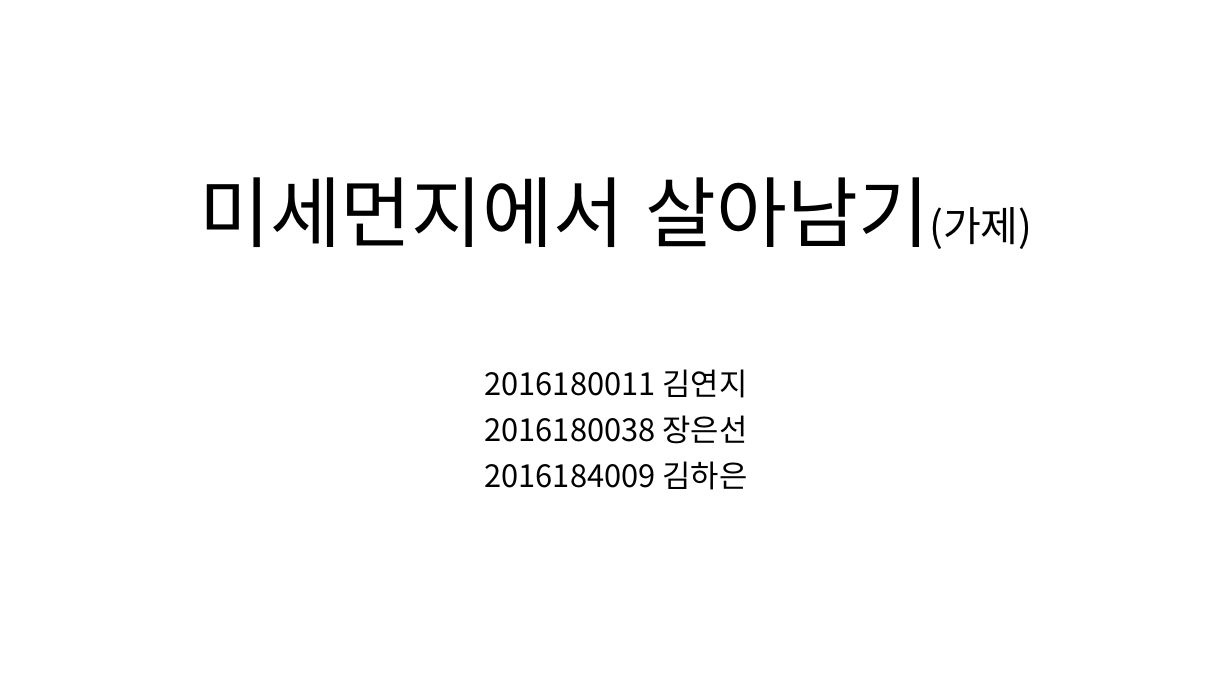
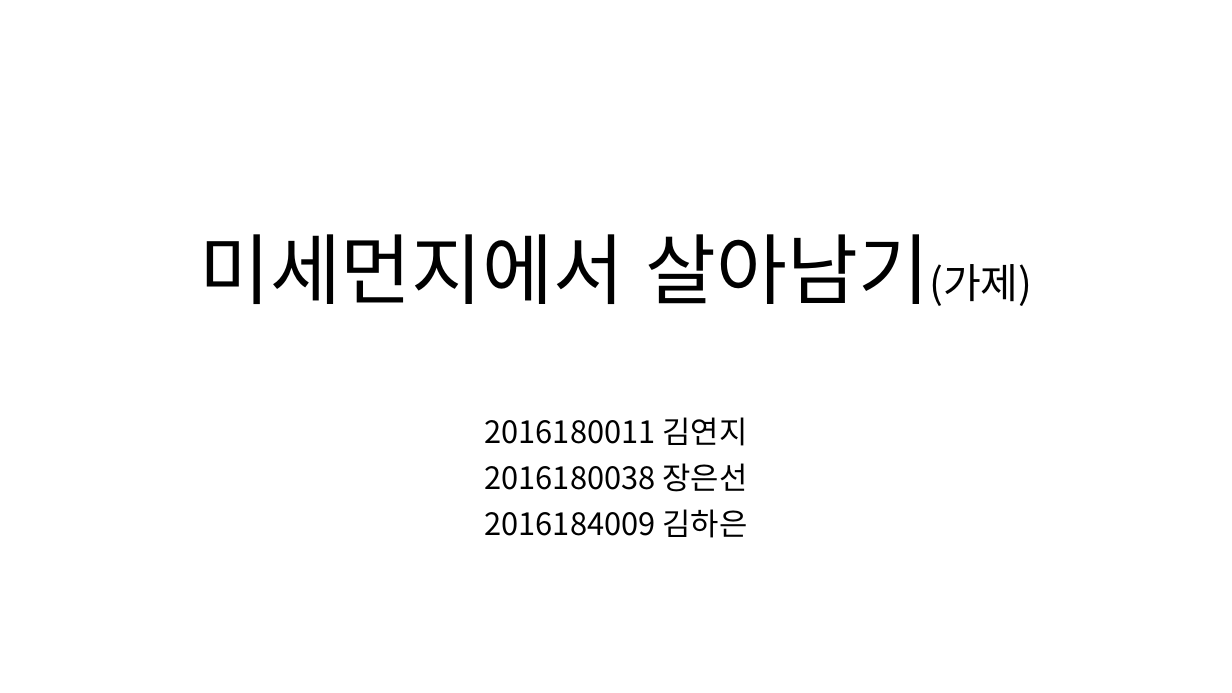
Before and after one commit to goldsun119/Graduation-Project, a slide deck: slide 1 of Document/1122 기획발표자료_01.pptx. Drawn at 1232x693 pixels with LibreOffice and Linux fonts; fonts in the diff are those of the drawing. Boxes give left, top, right and bottom in pixels: in the first picture for what was removed or moved away, otherwise in the second. Text is boxed around its words. In the diff, an @@ line names an element or a change of style, - is before the commit and + after.

```diff
--- a/Document/1122 기획발표자료_01.pptx
+++ b/Document/1122 기획발표자료_01.pptx
@@ title "미세먼지에서 살아남기(가제)": place and size @@
-title "미세먼지에서 살아남기(가제)" at bbox=[199, 177, 1032, 249]
+title "미세먼지에서 살아남기(가제)" at bbox=[199, 234, 1032, 306]
@@ subtitle "2016180011 김연지": place and size @@
-subtitle "2016180011 김연지" at bbox=[485, 369, 747, 490]
+subtitle "2016180011 김연지" at bbox=[485, 417, 747, 538]
```
Also in this commit, not shown: 5 other slides changed, 1 slide removed.
